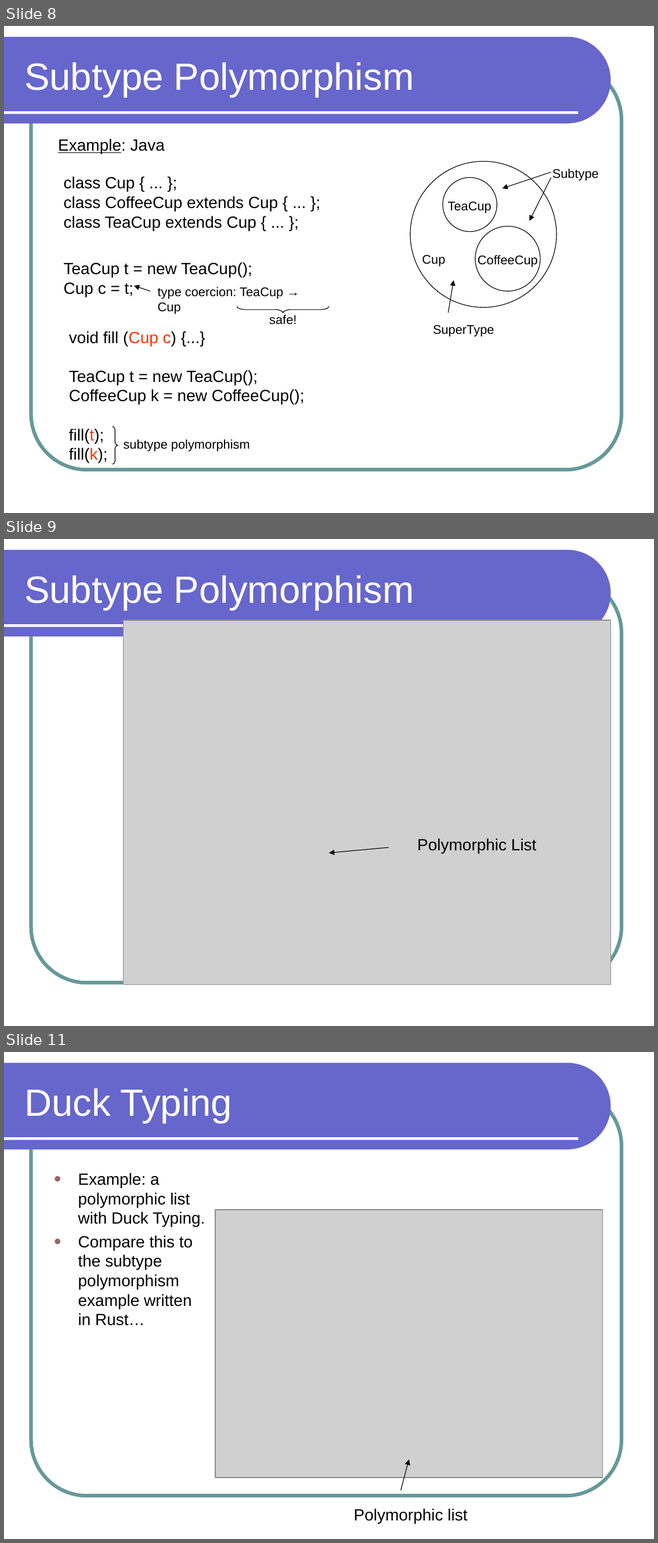
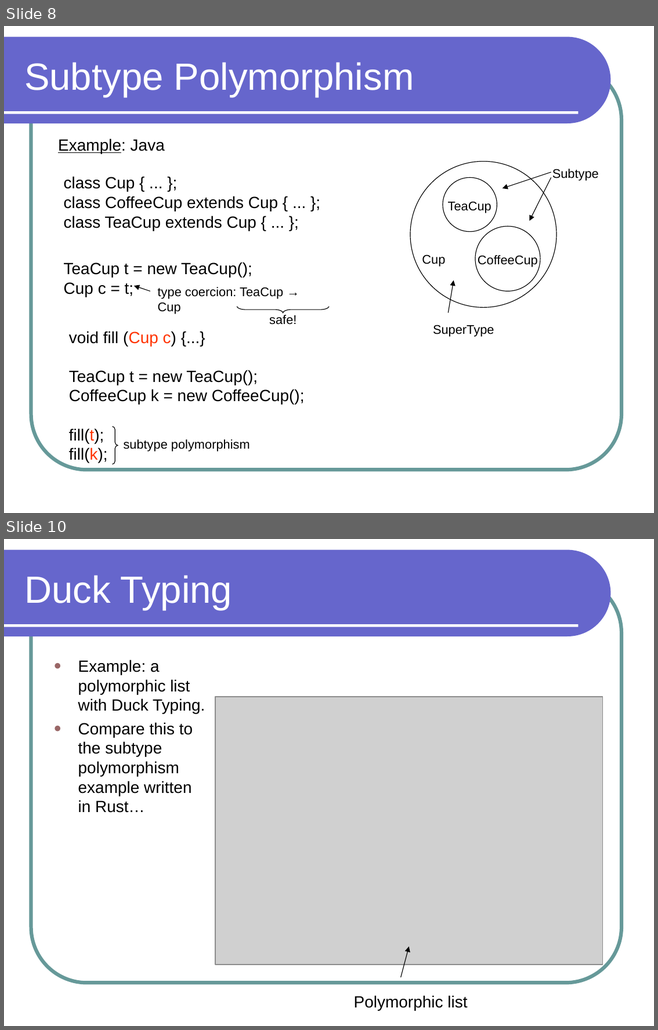
Before and after one commit to lutzhamel/CSC301, a slide deck: notes/csc301-ln019.ppt. Shown one above the other, each under a label of ours: slides 8, 9 and 11 before the commit, slides 8 and 10 after it; the slides between them are not shown. The pictures are 658x1543 and 658x1030 pixels, drawn with LibreOffice and Linux fonts; fonts in the diff are those of the drawing; grey boxes stand for pictures. Boxes give left, top, right and bottom in pixels: in the first picture for what was removed or moved away, otherwise in the second. Text is boxed around its words. In the diff, an @@ line names an element or a change of style, - is before the commit and + after.

```diff
--- a/notes/csc301-ln019.ppt
+++ b/notes/csc301-ln019.ppt
@@ slide 9 removed at bbox=[4, 539, 654, 1026], background #FFFFFF; not listed: 3 template elements that a slide beside it also shows @@
@@ title removed at bbox=[24, 575, 414, 610] @@
-Subtype Polymorphism
@@ picture removed at bbox=[123, 620, 610, 984] @@
@@ arrow removed from (389, 848) to (329, 853) @@
@@ text removed at bbox=[417, 838, 536, 853] @@
-Polymorphic List
@@ what was slide 11 is now slide 10 @@
```
Also in this commit, not shown: 1 slide changed, 2 slides added, 2 other slides removed, 2 other files.
